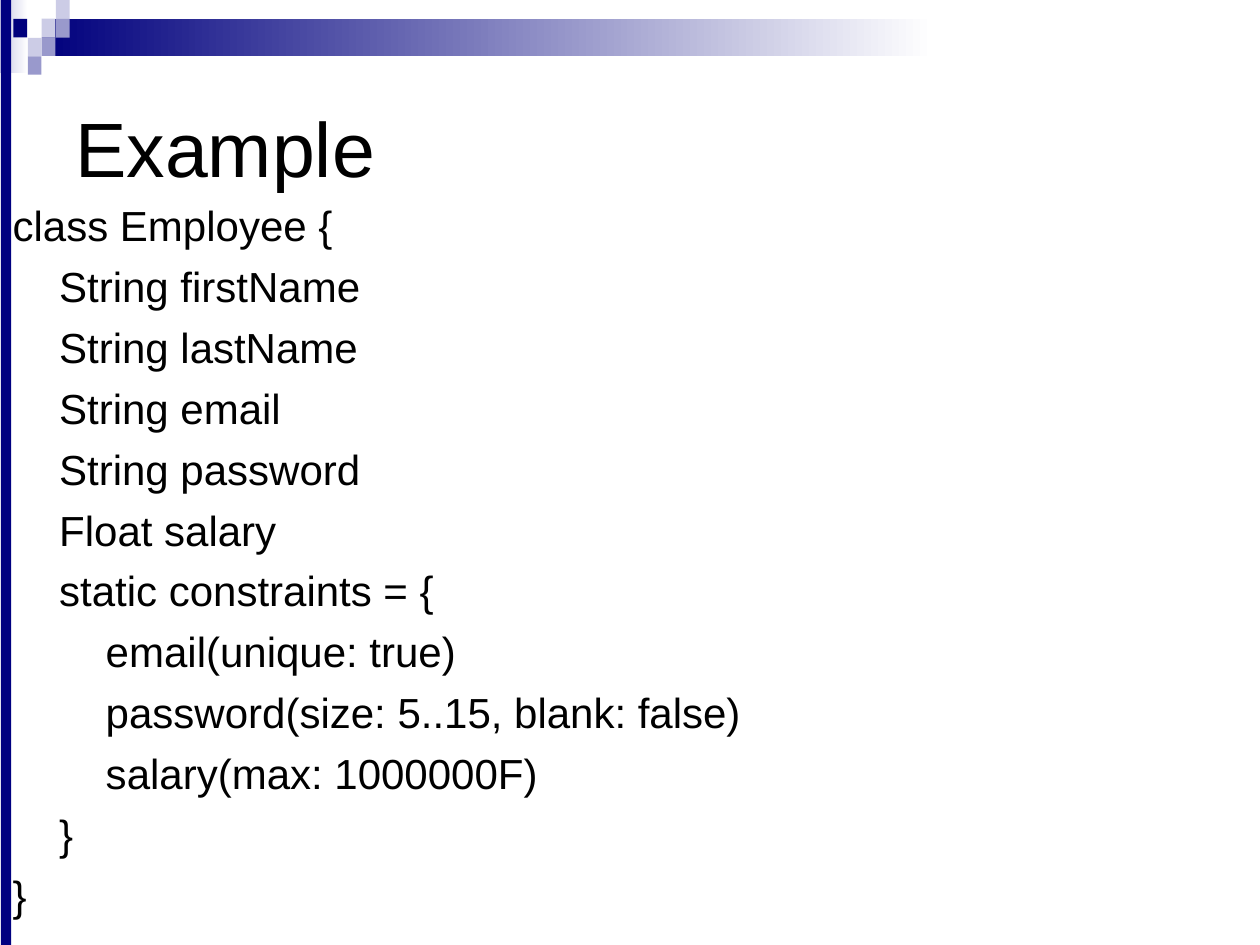
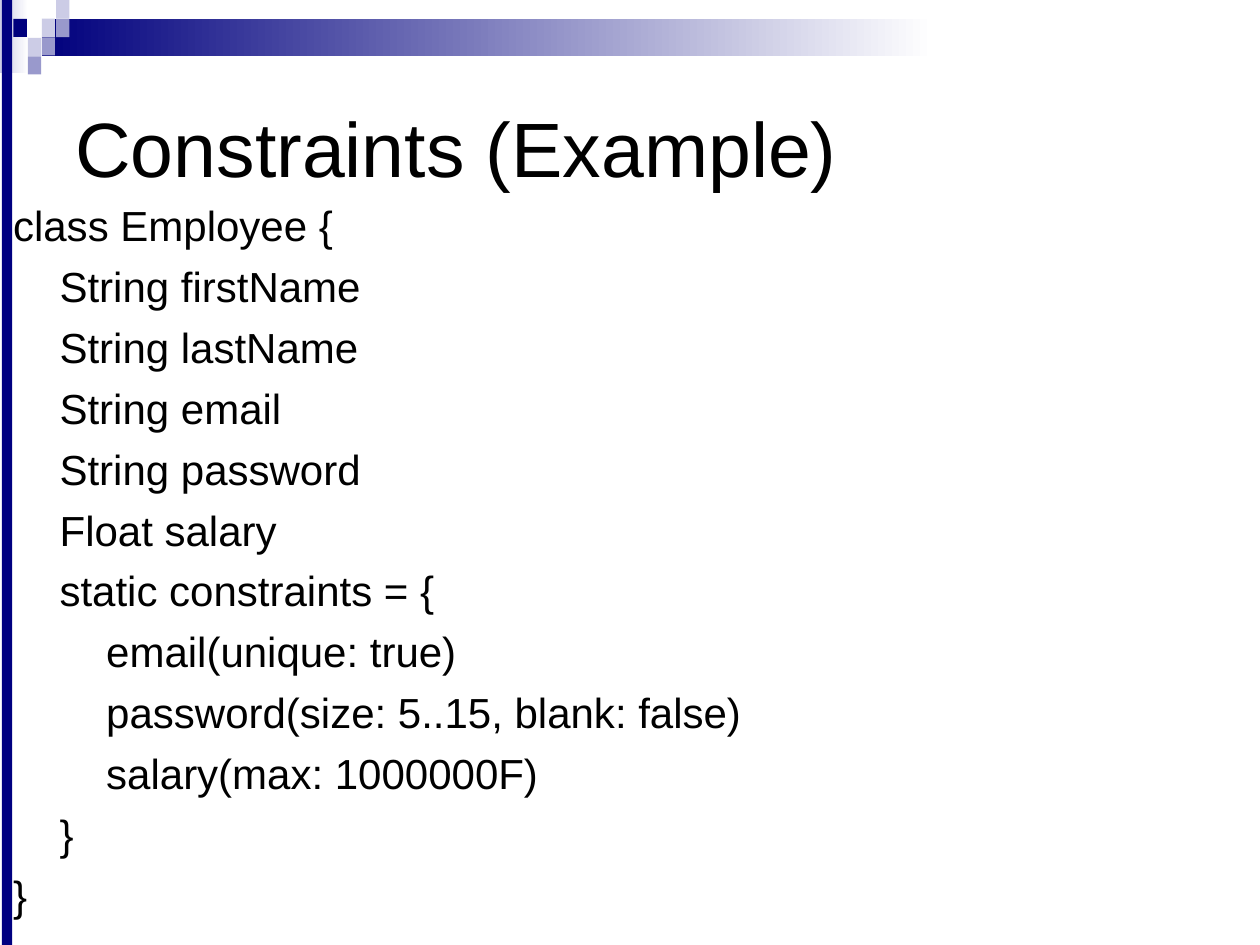
Before and after one commit to meudaypratap/grailsdomain1, a slide deck: slide 12 of Domain_Classses_1.ppt. Drawn at 1260x945 pixels with LibreOffice and Linux fonts; fonts in the diff are those of the drawing; background and template pictures are left out. Boxes give left, top, right and bottom in pixels: in the first picture for what was removed or moved away, otherwise in the second. Text is boxed around its words. In the diff, an @@ line names an element or a change of style, - is before the commit and + after.

```diff
--- a/Domain_Classses_1.ppt
+++ b/Domain_Classses_1.ppt
@@ title at bbox=[75, 121, 837, 192]: text changed @@
-Example
+Constraints (Example)
```
Also in this commit, not shown: 6 other slides changed.
